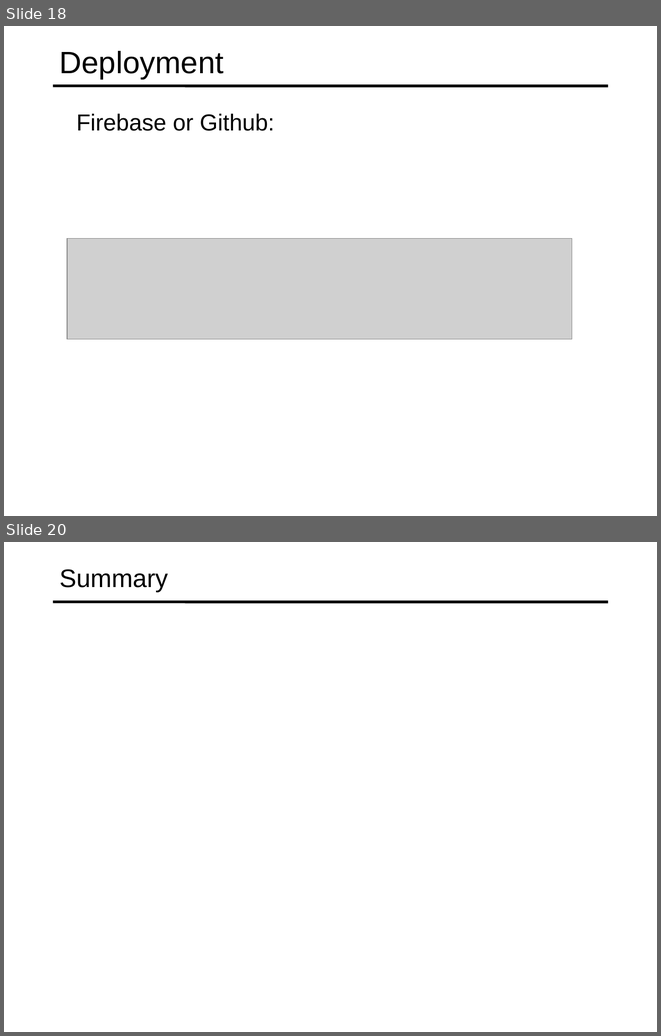
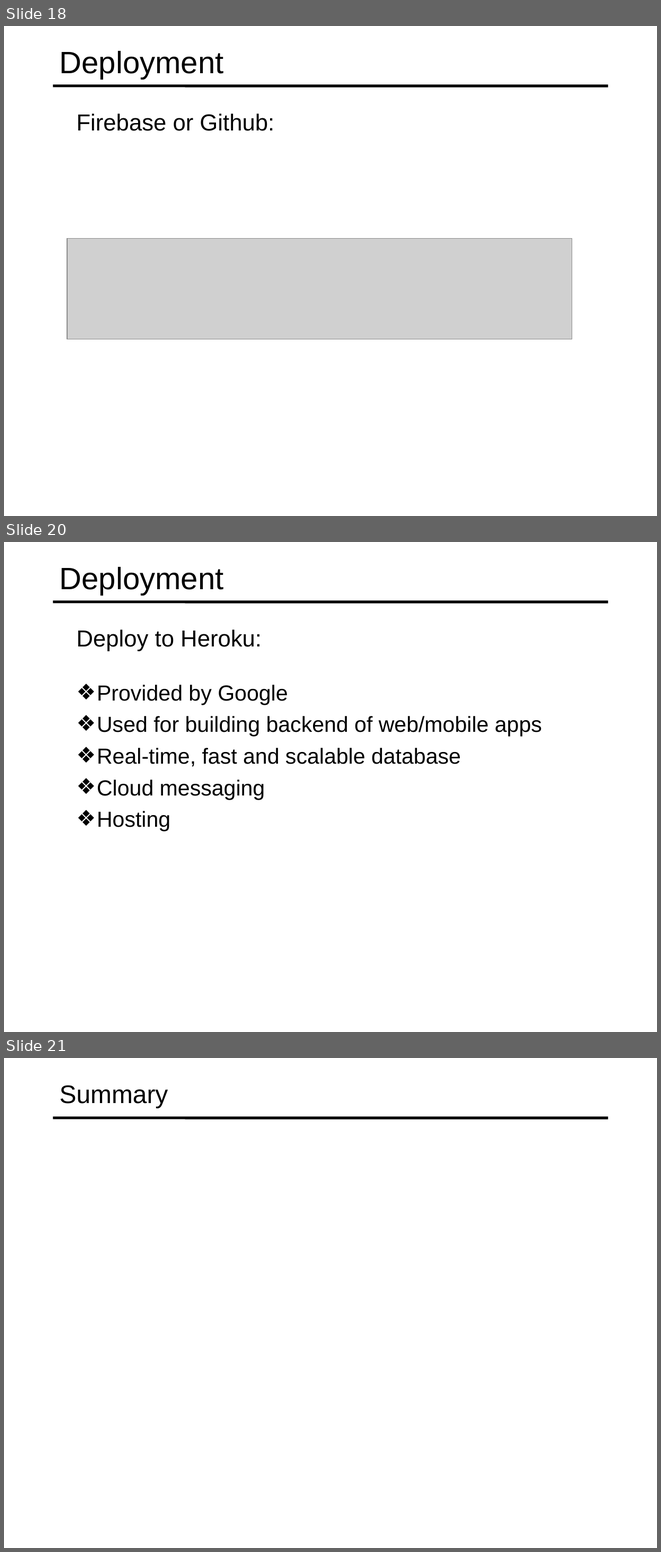
Before and after one commit to specter01wj/Jago_Link_Training, a slide deck: Angular/Angular7/Angular Advanced Course/Essentials/10.Deployment/L10_Deployment.ppt. Shown one above the other, each under a label of ours: slides 18 and 20 before the commit, slides 18, 20 and 21 after it; the slides between them are not shown. The pictures are 661x1036 and 661x1552 pixels, drawn with LibreOffice and Linux fonts; fonts in the diff are those of the drawing; grey boxes stand for pictures. Boxes give left, top, right and bottom in pixels: in the first picture for what was removed or moved away, otherwise in the second. Text is boxed around its words. In the diff, an @@ line names an element or a change of style, - is before the commit and + after.

```diff
--- a/Angular/Angular7/Angular Advanced Course/Essentials/10.Deployment/L10_Deployment.ppt
+++ b/Angular/Angular7/Angular Advanced Course/Essentials/10.Deployment/L10_Deployment.ppt
@@ slide 20 added at [4,542,657,1032], background #FFFFFF; not listed: 1 template element that a slide beside it also shows @@
@@ title added at [60,567,224,595], 34 pt, text #000000 @@
+Deployment
@@ text added at [77,629,262,651], 25.5 pt, text #000000 @@
+  Deploy to Heroku:
@@ text added at [97,685,542,831], 24 pt, text #000000 @@
+  ❖ Provided by Google
+  ❖ Used for building backend of web/mobile apps
+  ❖ Real-time, fast and scalable database
+  ❖ Cloud messaging
+  ❖ Hosting
@@ what was slide 20 is now slide 21 @@
```
Also in this commit, not shown: 1 slide changed.
